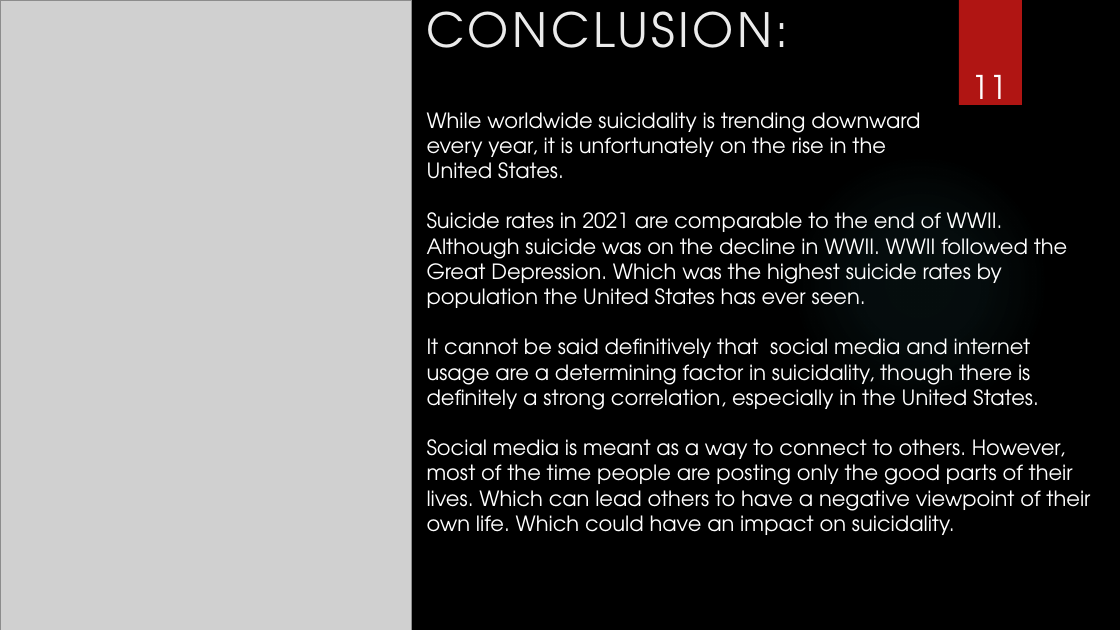
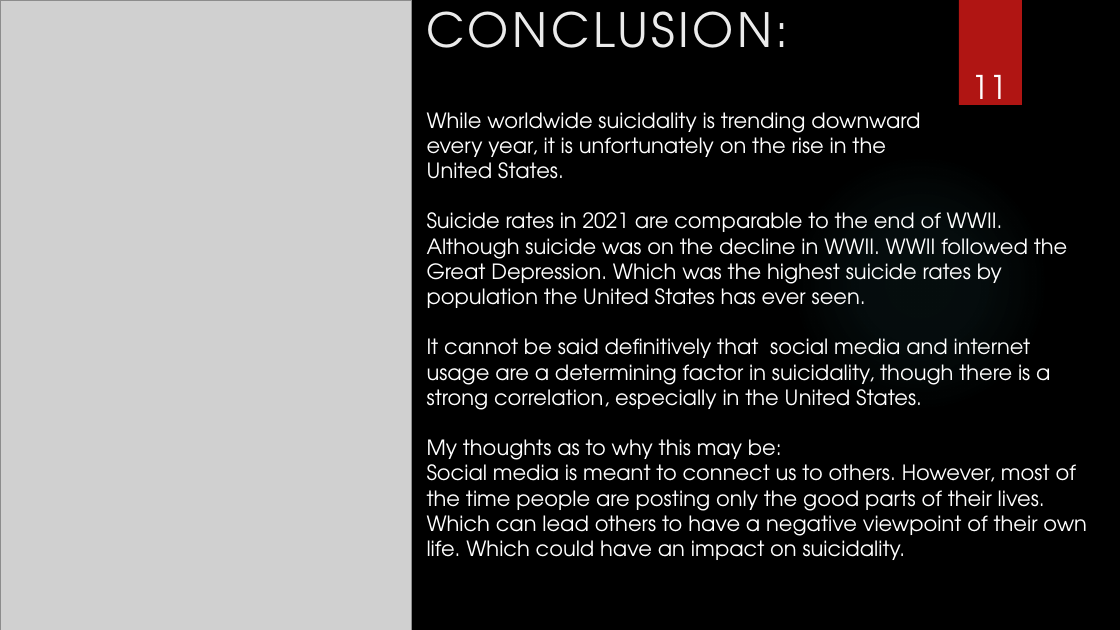
Before and after one commit to RussellBracey/Capston_rb, a slide deck: slide 11 of powerpoint/capstone_powerpoint.pptx. Drawn at 1120x630 pixels with LibreOffice and Linux fonts; fonts in the diff are those of the drawing; grey boxes stand for pictures; background and template pictures are left out. Boxes give left, top, right and bottom in pixels: in the first picture for what was removed or moved away, otherwise in the second. Text is boxed around its words. In the diff, an @@ line names an element or a change of style, - is before the commit and + after.

```diff
--- a/powerpoint/capstone_powerpoint.pptx
+++ b/powerpoint/capstone_powerpoint.pptx
@@ text at (427,338,1087,560): text changed @@
-It cannot be said definitively that social media and internet usage are a determining factor in suicidality, though there is definitely a strong correlation, especially in the United States.
-Social media is meant as a way to connect to others. However, most of the time people are posting only the good parts of their lives. Which can lead others to have a negative viewpoint of their own life. Which could have an impact on suicidality.
+It cannot be said definitively that social media and internet usage are a determining factor in suicidality, though there is a strong correlation, especially in the United States.
+My thoughts as to why this may be:
+Social media is meant to connect us to others. However, most of the time people are posting only the good parts of their lives. Which can lead others to have a negative viewpoint of their own life. Which could have an impact on suicidality.
```
Also in this commit, not shown: 8 other slides changed, 1 slide removed, 1 other file.
